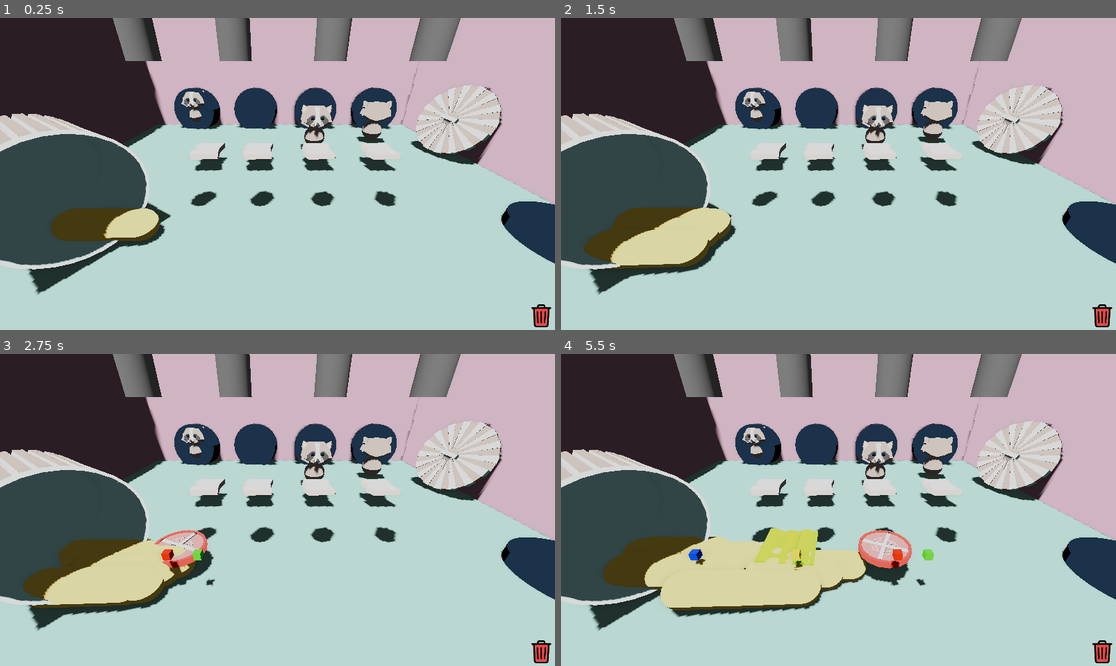
Above: before the commit, frames 1-4 (two rows, left to right).
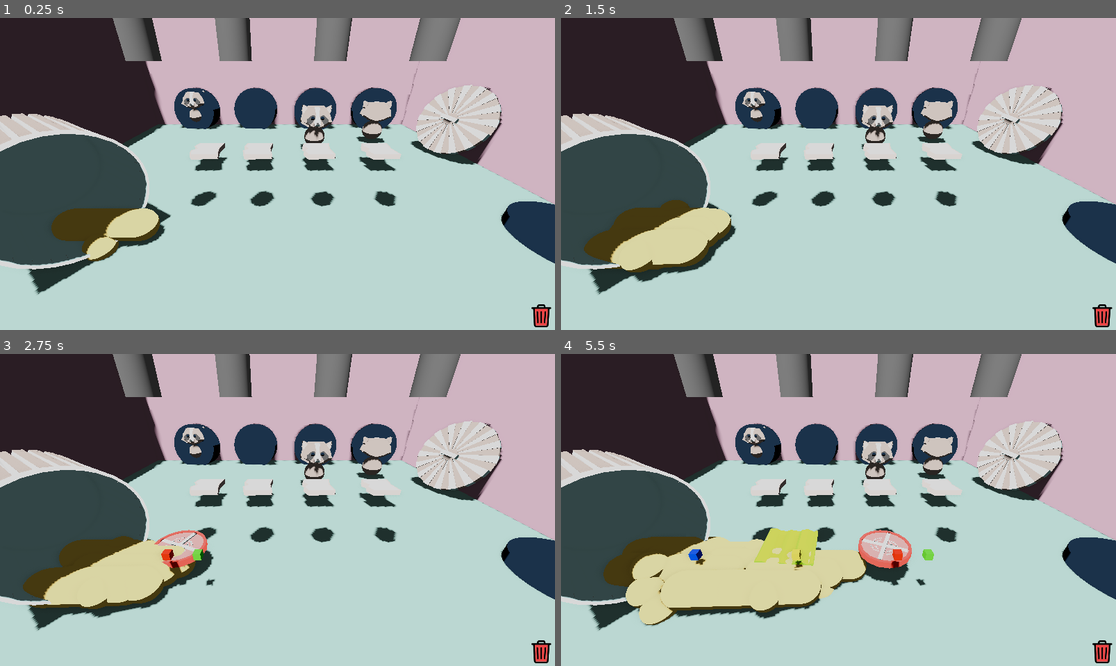
Above: after the commit, the same moments.

Repository: gabrield67/Sandwich-Shop
Game: Godot game, scene res://scenes/game_art.tscn
Two runs of this game, one before a commit and one after it. Both use one fixed random seed, a clock stepped at 60 frames per second and the inputs below. This scene is started directly instead of the project's main scene.
Inputs (mouse positions are in pixels of both pictures, inside the frame that each line leads up to):
- Up to frame 1 (0.25 s): no input
- Up to frame 2 (1.5 s): move the mouse to (960, 158) at 0.52 s; click (960, 158) at 0.67 s; drag from (727, 189) to (810, 236) at 1.27 s
- Up to frame 3 (2.75 s): move the mouse to (333, 441) at 2.02 s; click (333, 441) at 2.17 s
- Up to frame 4 (5.5 s): drag from (810, 572) to (672, 463) at 2.77 s; move the mouse to (1005, 556) at 3.52 s; click (1005, 556) at 3.67 s; drag from (672, 463) to (755, 432) at 4.27 s; move the mouse to (866, 510) at 5.02 s; click (866, 510) at 5.17 s

The runs differ from the first frame. In frame 1, 0.4% of the frame differs, in the area x 14-22%, y 69-79%; in frame 2, 0.3%; in frame 3, 0.2%; in frame 4, 1.3%, in the area x 11-50%, y 59-88%.
Error in both runs: Invalid assignment of property or key 'wait_time' with value of type 'int' on a base object of type 'null instance'. (res://scenes/game_manager.gd:43)

Commit message:
slime bubbles

Diff:
--- a/scenes/game_art.tscn
+++ b/scenes/game_art.tscn
@@ -52,6 +52,9 @@
 radius = 0.6
 height = 3.5
 
+[sub_resource type="SphereMesh" id="SphereMesh_qosn7"]
+material = ExtResource("12_ojg76")
+
 [sub_resource type="CylinderMesh" id="CylinderMesh_qosn7"]
 height = 0.515
 
@@ -132,6 +135,17 @@
 direction = Vector3(0, 0, 1)
 gravity = Vector3(3.035, -0.15, 0)
 
+[node name="SlimeParticles2" type="CPUParticles3D" parent="WholeTrash/SlimeParticles1" unique_id=1599175829]
+transform = Transform3D(0.6, 3.1432137e-10, -2.7939678e-10, -3.1432137e-10, 0.6, 4.4703485e-09, 2.7939678e-10, -4.4703485e-09, 0.6, 0, 0, 0)
+amount = 20
+lifetime = 3.3
+speed_scale = 0.35
+mesh = SubResource("SphereMesh_qosn7")
+emission_shape = 3
+emission_box_extents = Vector3(1, 0, 2.2)
+direction = Vector3(0, 0, 1)
+gravity = Vector3(3.035, -0.15, 0)
+
 [node name="WholeRaccoonModel" parent="." unique_id=1874828909 instance=ExtResource("12_28nyi")]
 transform = Transform3D(1, 0, 0, 0, 1, 0, 0, 0, 1, 3.052, 2.803, -2.706)
 
